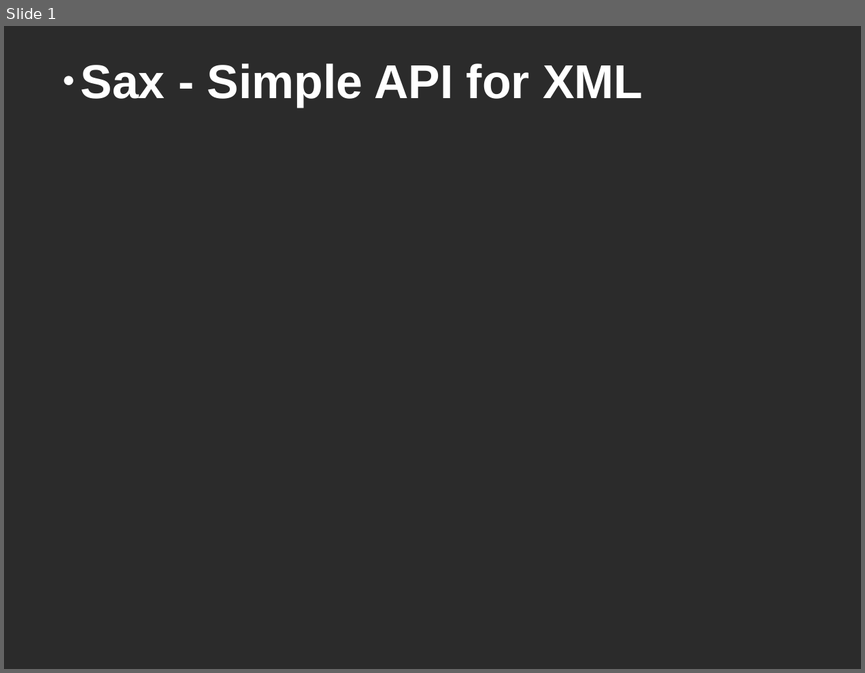
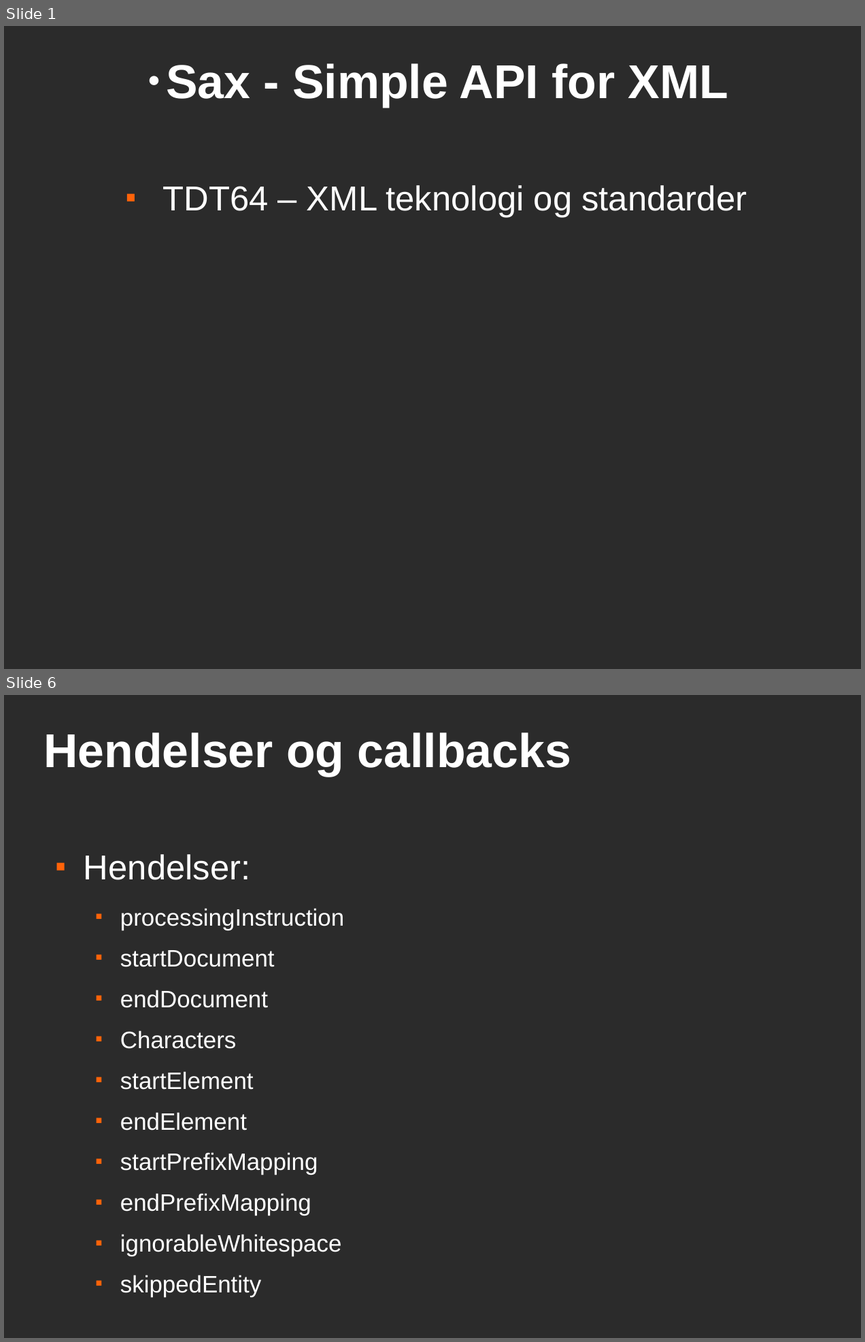
Before and after one commit to andrerav/xqft-parser, a slide deck: doc/sax.odp. Shown one above the other, each under a label of ours: slide 1 before the commit, slides 1 and 6 after it; the slides between them are not shown. The pictures are 865x673 and 865x1342 pixels, drawn with LibreOffice and Linux fonts; fonts in the diff are those of the drawing; background and template pictures are left out; a plain dark background stands for a picture behind light text. Boxes give left, top, right and bottom in pixels: in the first picture for what was removed or moved away, otherwise in the second. Text is boxed around its words. In the diff, an @@ line names an element or a change of style, - is before the commit and + after.

```diff
--- a/doc/sax.odp
+++ b/doc/sax.odp
@@ slide 6 added at [4, 695, 861, 1338], background picture (left out) @@
@@ title added at [44, 732, 571, 777], 44 pt, text #FFFFFF, bold @@
+Hendelser og callbacks
@@ text added at [84, 854, 344, 1297], 22 pt, text #FFFFFF @@
+■ Hendelser:
+  ■ processingInstruction
+  ■ startDocument
+  ■ endDocument
+  ■ Characters
+  ■ startElement
+  ■ endElement
+  ■ startPrefixMapping
+  ■ endPrefixMapping
+  ■ ignorableWhitespace
+  ■ skippedEntity
@@ slide 1 changed as well @@
@@ title "Sax - Simple API for ..." at [166, 63, 728, 108]: alignment left to centre @@
@@ text added at [162, 185, 747, 218], 32 pt, text #FFFFFF @@
+■ TDT64 – XML teknologi og standarder
```
Also in this commit, not shown: 11 other slides added, 1 slide removed.
